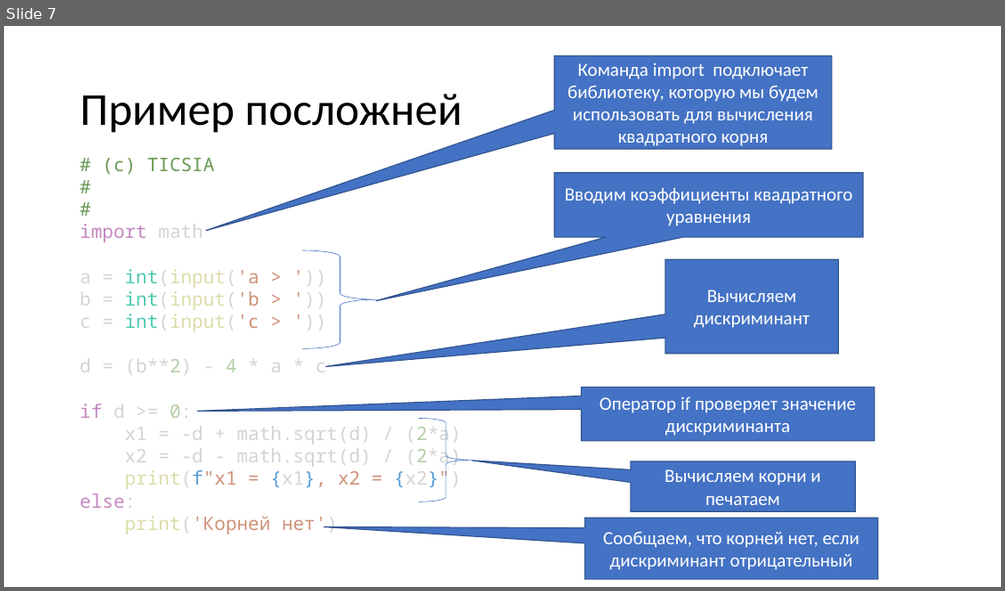
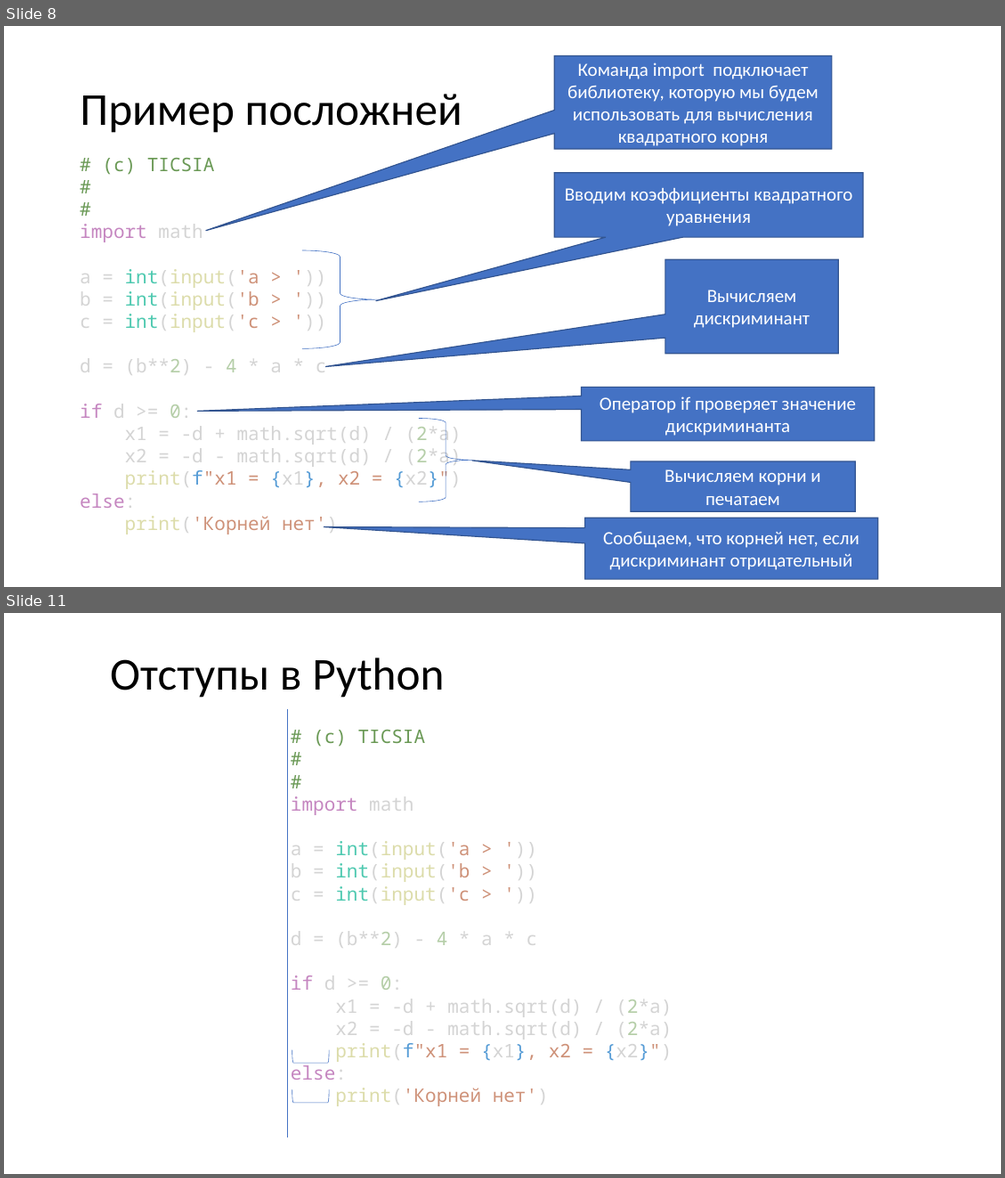
Before and after one commit to paveltsytovich/telegram-course, a slide deck: Presentation/Основы алгоритмизации и программирования.pptx. Shown one above the other, each under a label of ours: slide 7 before the commit, slides 8 and 11 after it; the slides between them are not shown. The pictures are 1005x591 and 1005x1178 pixels, drawn with LibreOffice and Linux fonts; fonts in the diff are those of the drawing. Boxes give left, top, right and bottom in pixels: in the first picture for what was removed or moved away, otherwise in the second. Text is boxed around its words. In the diff, an @@ line names an element or a change of style, - is before the commit and + after.

```diff
--- a/Presentation/Основы алгоритмизации и программирования.pptx
+++ b/Presentation/Основы алгоритмизации и программирования.pptx
@@ slide 11 added at [4,613,1001,1174], background #FFFFFF @@
@@ title added at [110,657,444,698], 44 pt, text #000000 @@
+Отступы в Python
@@ line added from (287, 709) to (287, 1137), #4472C4 0.5 pt @@
@@ text added at [291,730,672,1106], 18 pt, text #D4D4D4 @@
+# (c) TICSIA
+#
+#
+import math
+a = int(input('a > '))
+b = int(input('b > '))
+c = int(input('c > '))
+d = (b**2) - 4 * a * c
+if d >= 0:
+x1 = -d + math.sqrt(d) / (2*a)
+x2 = -d - math.sqrt(d) / (2*a)
+print(f"x1 = {x1}, x2 = {x2}")
+else:
+print('Корней нет')
@@ right bracket added at [291,1050,329,1062], outline #4472C4 0.5 pt @@
@@ right bracket added at [291,1089,329,1102], outline #4472C4 0.5 pt @@
@@ what was slide 7 is now slide 8 @@
```
Also in this commit, not shown: 3 slides changed, 2 other slides added.
